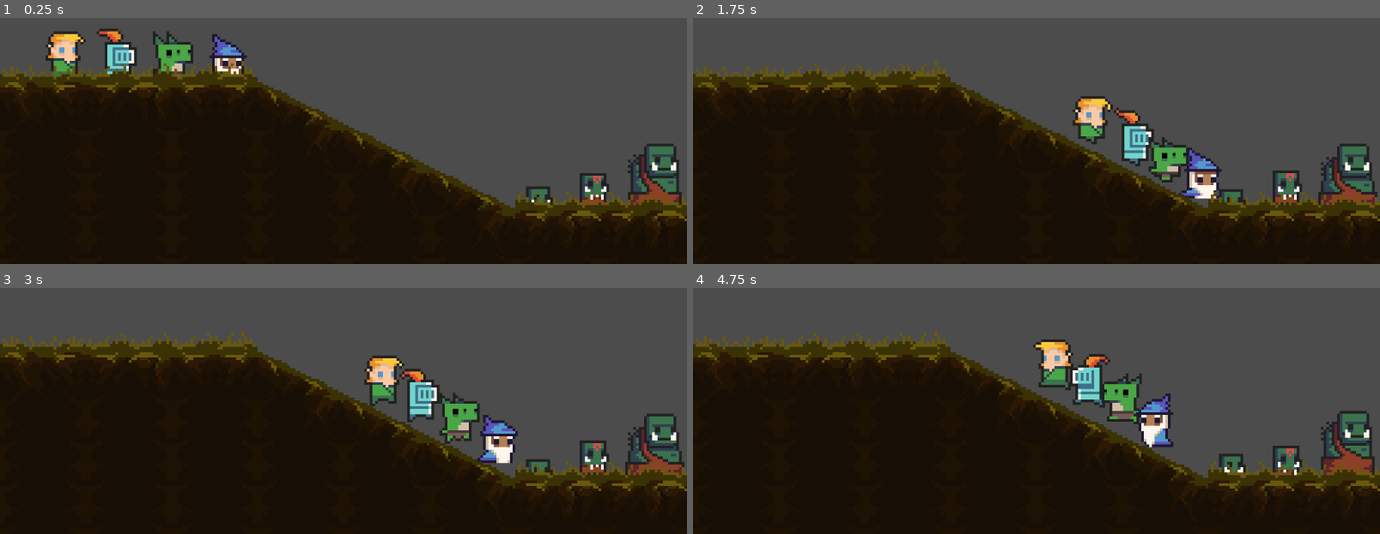
Above: before the commit, frames 1-4 (two rows, left to right).
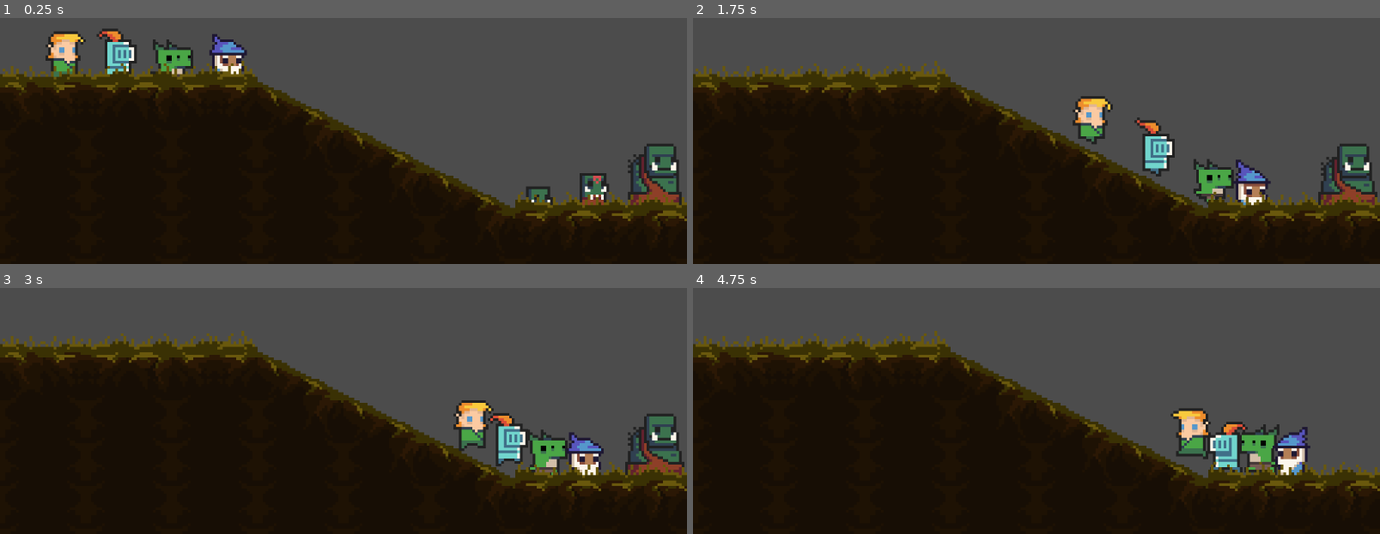
Above: after the commit, the same moments.

Repository: giordanorn/tfgoe
Game: Godot game, scene res://Levels/Test.tscn
Two runs of this game, one before a commit and one after it. Both use one fixed random seed, a clock stepped at 60 frames per second and the inputs below.
Inputs:
- Up to frame 1 (0.25 s): no input
- Up to frame 2 (1.75 s): tap Enter (ui_accept) at 0.5, 0.77, 1.52 s; hold Right (ui_right) from 0.53 s (still down)
- Up to frame 3 (3 s): release Right (ui_right) at 2.03 s; hold Left (ui_left) 2.03-2.78 s; hold Right (ui_right) from 2.78 s (still down)
- Up to frame 4 (4.75 s): tap Enter (ui_accept) at 3.02, 3.77, 4.52 s; release Right (ui_right) at 4.28 s; hold Left (ui_left) from 4.28 s (still down)

The runs differ from the first frame. In frame 1, 1.1% of the frame differs, in the area x 14-36%, y 4-25%; in frame 2, 3.9%; in frame 3, 5.3%; in frame 4, 8.0%, in the area x 49-100%, y 20-77%.

Commit message:
Melhoria nas implementações dos scripts Character e Movement
Código mais verboso e com mais detecção de erro

Diff:
--- a/Objects/Players/Elf.tscn
+++ b/Objects/Players/Elf.tscn
@@ -41,6 +41,7 @@
 "player",
 ]]
 script = ExtResource( 1 )
+nickname = "Elf"
 
 [node name="CollisionShape2D" type="CollisionShape2D" parent="."]
 position = Vector2( 0, -1 )
--- a/Objects/Players/Knight.tscn
+++ b/Objects/Players/Knight.tscn
@@ -41,6 +41,7 @@
 "knight",
 ]]
 script = ExtResource( 1 )
+nickname = "Knight"
 
 [node name="CollisionShape2D" type="CollisionShape2D" parent="."]
 position = Vector2( 0, -1 )
@@ -50,7 +51,7 @@
 position = Vector2( 0, -6 )
 frames = SubResource( 2 )
 animation = "idle"
-frame = 3
+frame = 2
 playing = true
 
 [node name="Movement" parent="." instance=ExtResource( 11 )]
--- a/Objects/Players/Lizard.tscn
+++ b/Objects/Players/Lizard.tscn
@@ -41,6 +41,7 @@
 "lizard",
 ]]
 script = ExtResource( 1 )
+nickname = "Lizard"
 
 [node name="CollisionShape2D" type="CollisionShape2D" parent="."]
 position = Vector2( 0, -1 )
@@ -50,7 +51,6 @@
 position = Vector2( 0, -6 )
 frames = SubResource( 2 )
 animation = "idle"
-frame = 3
 playing = true
 
 [node name="Movement" parent="." instance=ExtResource( 11 )]
--- a/Objects/Players/Wizard.tscn
+++ b/Objects/Players/Wizard.tscn
@@ -41,6 +41,7 @@
 "wizard",
 ]]
 script = ExtResource( 1 )
+nickname = "Wizard"
 
 [node name="CollisionShape2D" type="CollisionShape2D" parent="."]
 position = Vector2( 0, 1 )
@@ -50,6 +51,7 @@
 position = Vector2( 0, -6 )
 frames = SubResource( 2 )
 animation = "idle"
+frame = 1
 playing = true
 
 [node name="Movement" parent="." instance=ExtResource( 11 )]
--- a/Scripts/Character.gd
+++ b/Scripts/Character.gd
@@ -1,11 +1,17 @@
 extends KinematicBody2D
 
+export (String) var nickname = ""
+
 func _process(delta):
-	update_sprite()
+	if is_alive():
+		update_sprite()
+	else:
+		queue_free()
 
-func update_sprite() -> void:
-	if !has_sprite() || !has_movement():
-		return
+func update_sprite() -> bool:
+	if not has_sprite() or not has_movement():
+		return false
+
 	if $Movement.is_moving_right():
 		$AnimatedSprite.animation = "run"
 		$AnimatedSprite.flip_h = false
@@ -14,16 +20,22 @@
 		$AnimatedSprite.flip_h = true
 	else:
 		$AnimatedSprite.animation = "idle"
+	return true
 
-func take_damage(damage:int) -> void:
+func take_damage(damage:int) -> bool:
 	if has_health():
-		# faz os tratamentos antes de receber o dano
-		$Health.reduce_current_hp(damage)
+		"""
+		Aqui devem ser feito os tratamentos no damage
+		antes de aplicar a função de receber o dano.
+		"""
+		print (nickname, ": just receiving ", damage, " of damage, I have ", $Health.current_hp, " of current HP")
+		return $Health.reduce_current_hp(damage)
 	else:
 		print_debug("character has no health")
+		return false
 
 func is_alive() -> bool:
-	return !$Health.is_empty()
+	return not $Health.is_empty()
 
 func is_facing_right() -> bool:
 	if has_sprite():
@@ -32,7 +44,7 @@
 		return true
 
 func is_facing_left() -> bool:
-	return !is_facing_right()
+	return not is_facing_right()
 
 func has_health() -> bool:
 	return has_node("Health")
--- a/Scripts/Health/Health.gd
+++ b/Scripts/Health/Health.gd
@@ -20,25 +20,27 @@
 		else:
 			current_hp=value
 
-func reduce_current_hp(value:int):
-	if value<0:
-		print_debug("tentativa de reduzir o hp com um valor negativo")
+func reduce_current_hp(value:int) -> bool:
+	if value < 0:
+		print_debug("can't reduce current hp in a negative value")
+		return false
 	else:
-		if value>current_hp:
-			current_hp=0
-		else:
-			current_hp-=value
+		current_hp = max(0, current_hp - value)
+		return true
 
-func reduce_max_hp(value:int):
-	if value<0:
-		print_debug("tentativa de reduzir o hp maximo com um valor negativo")
+func reduce_max_hp(value:int) -> bool:
+	"""
+	Diminui o valor do HP Máximo
+	Atualiza o HP Atual caso o HP Máximo seja reduzido
+	a um valor menor que o atual, não deixando ser maior que o máximo.
+	"""
+	if value < 0:
+		print_debug("can't reduce max hp in a negative value")
+		return false
 	else:
-		if value>=max_hp:
-			print_debug("tentativa de reduzir o hp para um valor <0")
-		else:
-			max_hp-=value
-			if current_hp>max_hp:
-				current_hp=max_hp
+		max_hp = max(0, max_hp - value)
+		current_hp = min(current_hp, max_hp)
+		return true
 
 func increase_current_hp(value:int):
 	if value<0:
